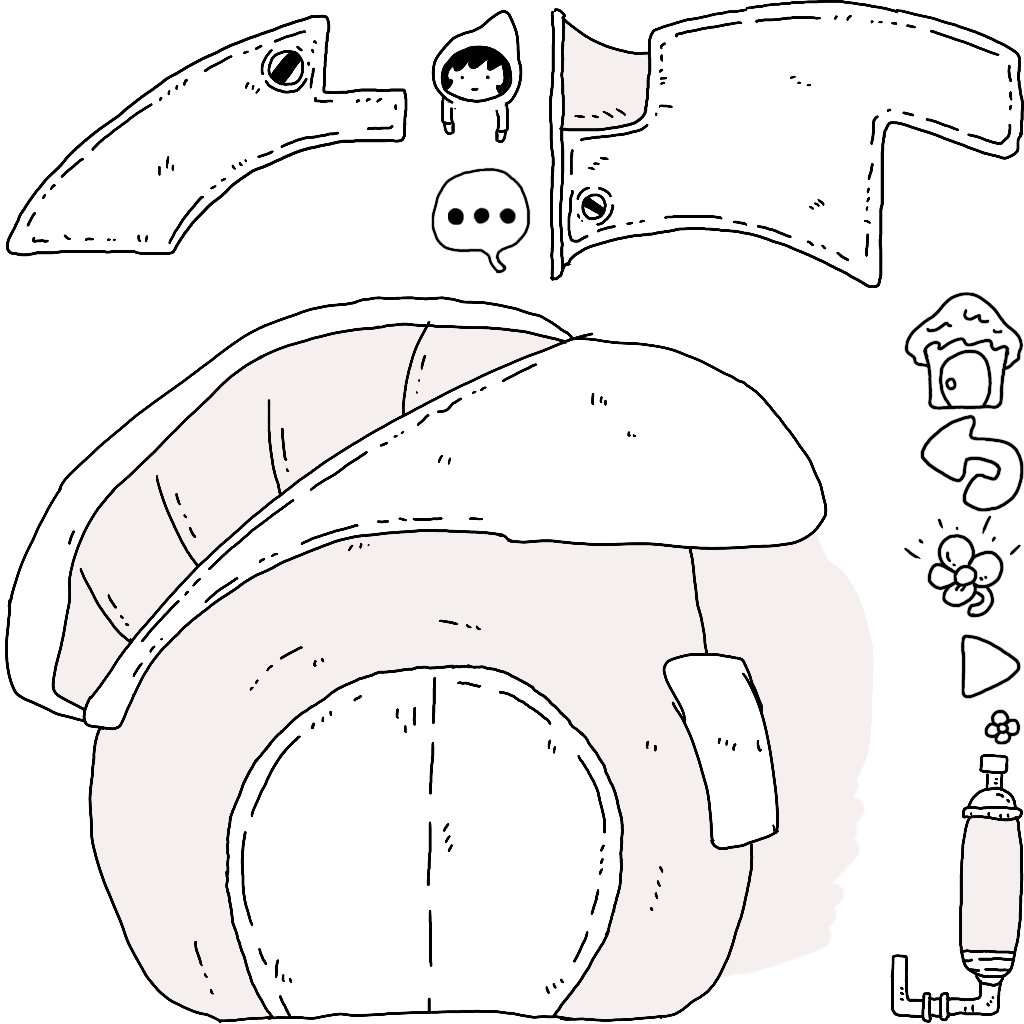
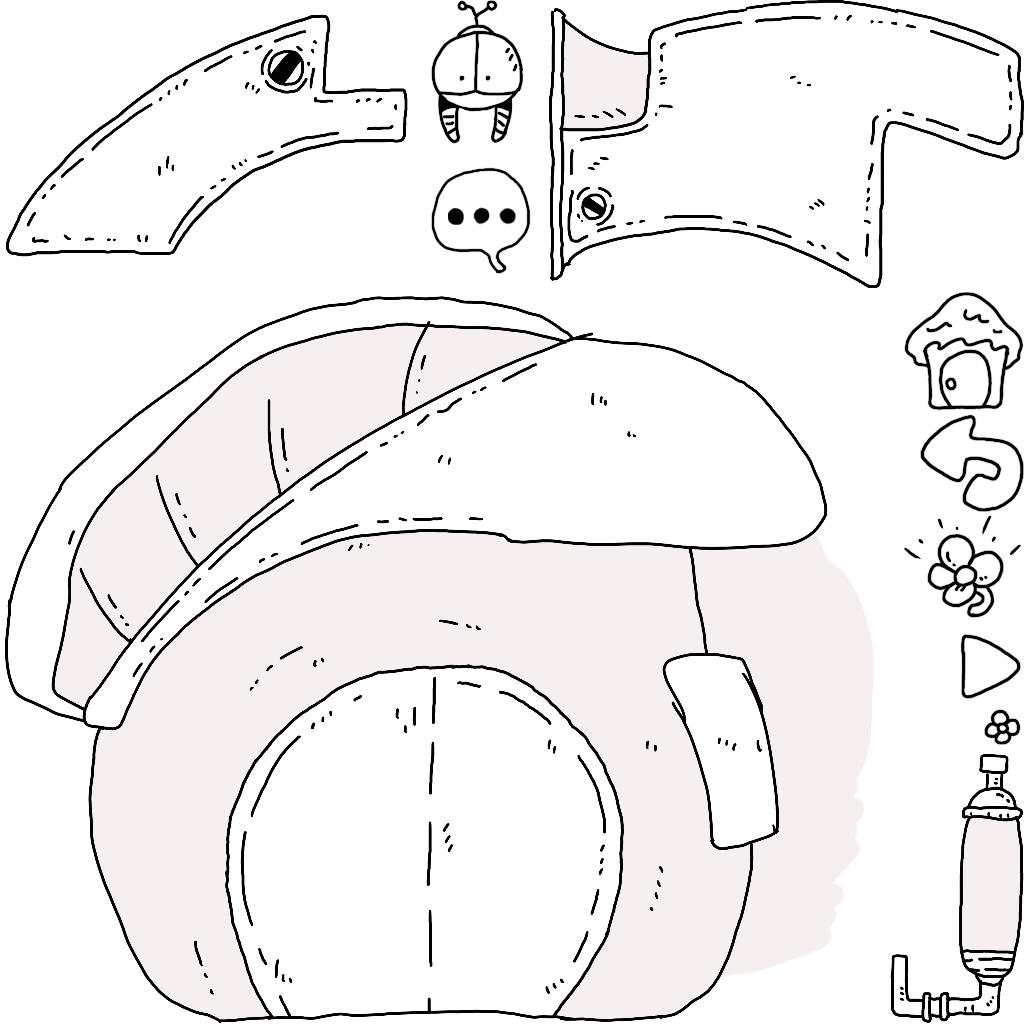
Two versions of the same layered image (1024x1024). Layer-by-layer changes:
added group "のぞき未来" with 2 layers above "レイヤー 9" over [431, 0, 524, 144]
added layer "レイヤー 159" (1st of 2, in "のぞき未来") in group "のぞき未来" over [431, 0, 524, 144]
added layer "レイヤー 159" (2nd of 2, in "のぞき未来") in group "のぞき未来" over [431, 0, 524, 144]
hid "レイヤー 9" over [431, 10, 523, 144]
